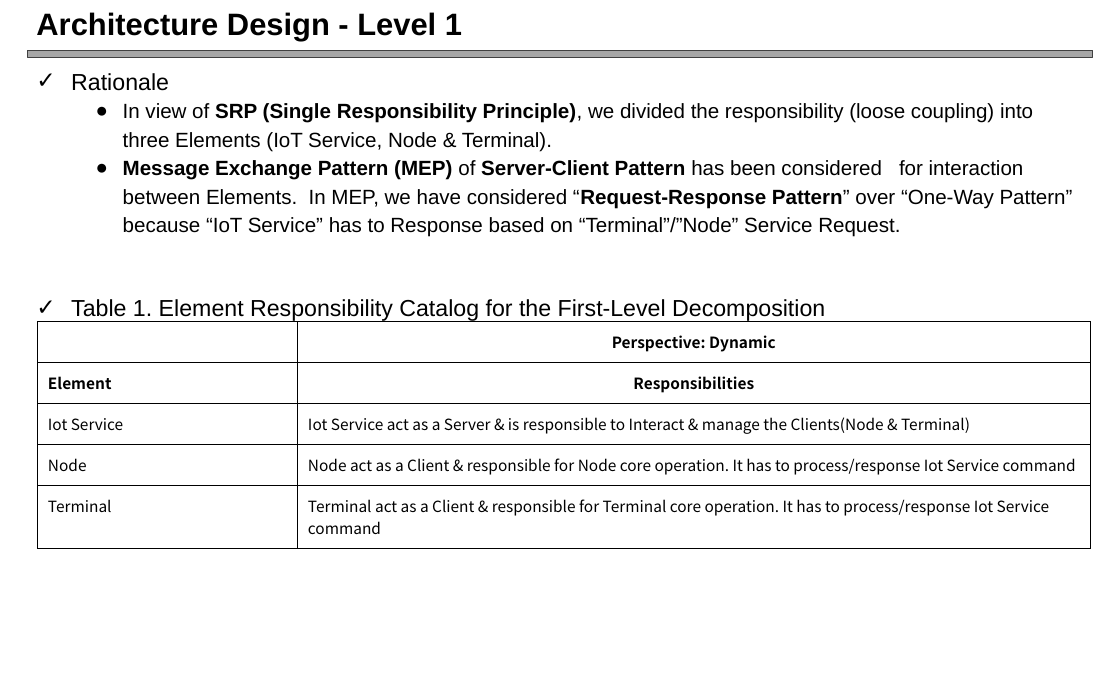
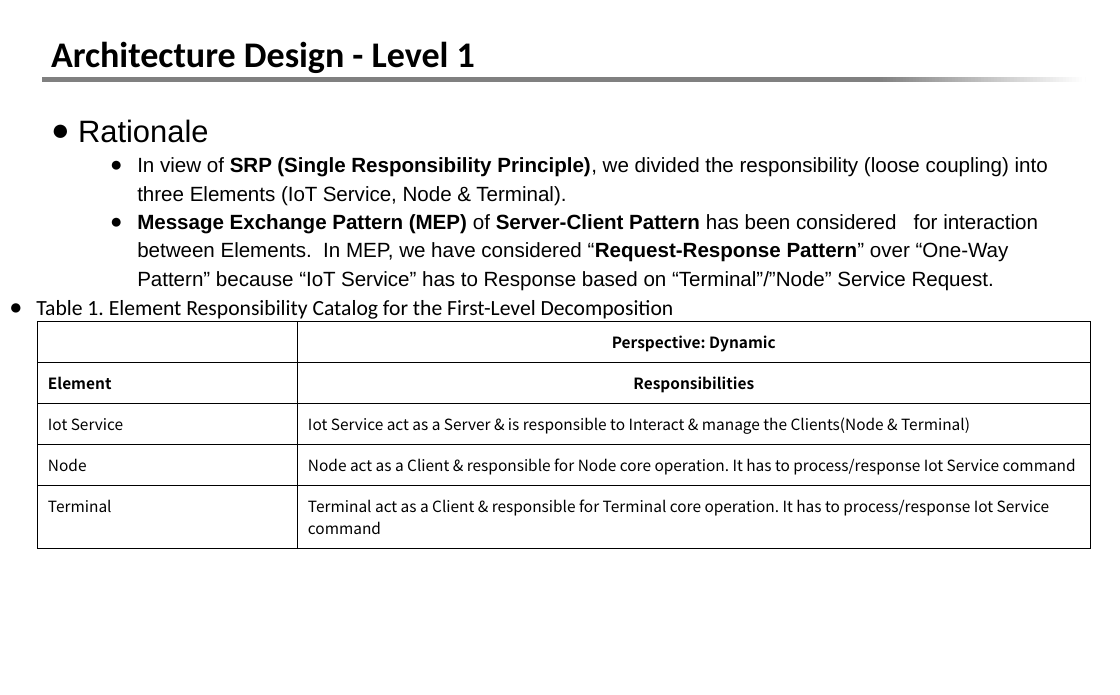
Before and after one commit to Youngsoo/iot-platform, a slide deck: slide 12 of Final_presentation_team5_v0.5.pptx. Drawn at 1120x695 pixels with LibreOffice and Linux fonts; fonts in the diff are those of the drawing. Boxes give left, top, right and bottom in pixels: in the first picture for what was removed or moved away, otherwise in the second. Text is boxed around its words. In the diff, an @@ line names an element or a change of style, - is before the commit and + after.

```diff
--- a/Final_presentation_team5_v0.5.pptx
+++ b/Final_presentation_team5_v0.5.pptx
@@ title "Architecture Design - Level 1" moved from (x1=36, y1=12, x2=462, y2=41) to (x1=51, y1=41, x2=475, y2=73) @@
@@ title "Architecture Design - Level 1" at (x1=51, y1=41, x2=475, y2=73): size 24 to 28 pt, font Arial to Calibri @@
@@ rectangle resized from (x1=27, y1=50, x2=1093, y2=57) to (x1=42, y1=27, x2=1093, y2=78) @@
@@ rectangle at (x1=42, y1=27, x2=1093, y2=78): fill #A6A6A6 to #FFFFFF; outline #404040 0.75 pt to none @@
@@ rectangle added at (x1=42, y1=78, x2=1086, y2=83), fill gradient #808080 to #FFFFFF @@
@@ text "Rationale" moved from (x1=71, y1=73, x2=1073, y2=237) to (x1=78, y1=119, x2=1048, y2=291) @@
@@ text at (x1=78, y1=119, x2=209, y2=143): size 18 to 24 pt in "Rationale"; bullet ✓ to ●; more space between paragraphs @@
@@ text "Table 1. Element Responsibility Catalog ..." moved from (x1=71, y1=299, x2=825, y2=322) to (x1=36, y1=300, x2=674, y2=319) @@
@@ text "Table 1. Element Responsibility Catalog ..." at (x1=36, y1=300, x2=674, y2=319): size 18 to 16.8 pt, font Arial to Calibri; bullet ✓ to ● @@
```
Also in this commit, not shown: 58 other slides changed.
